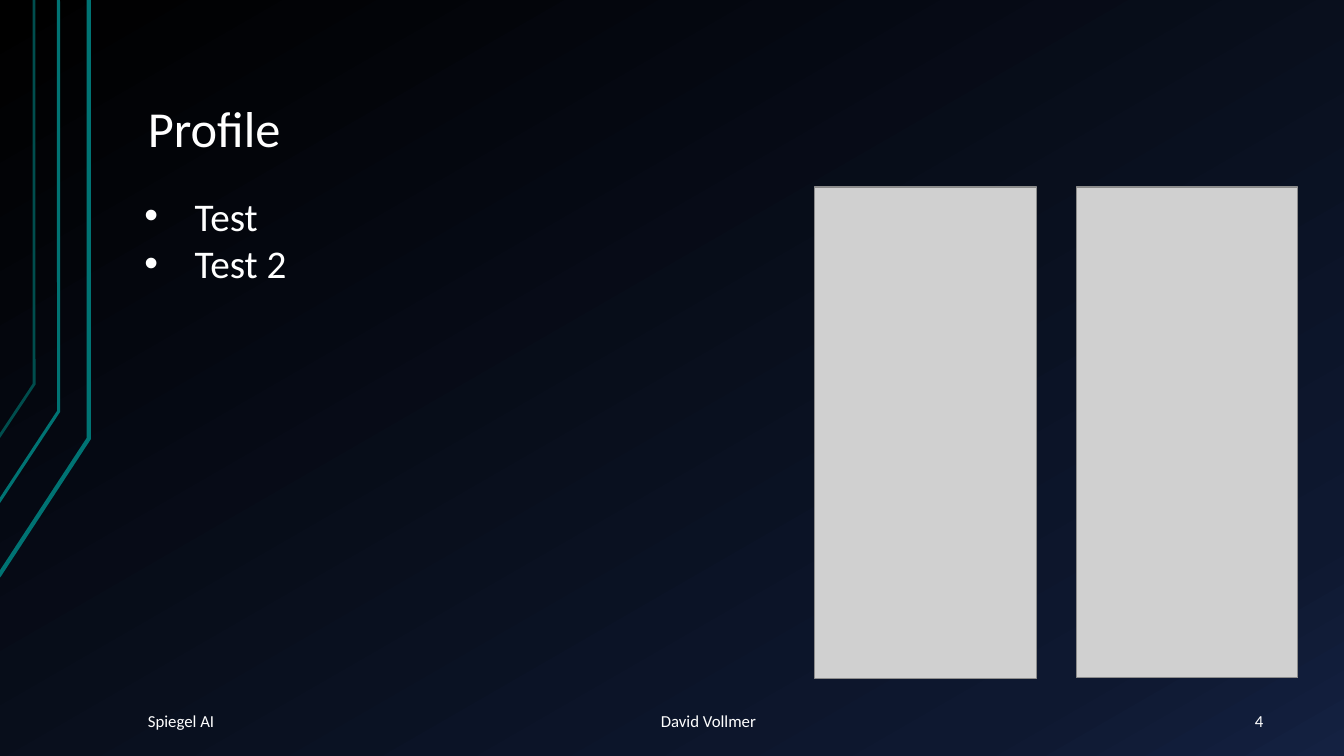
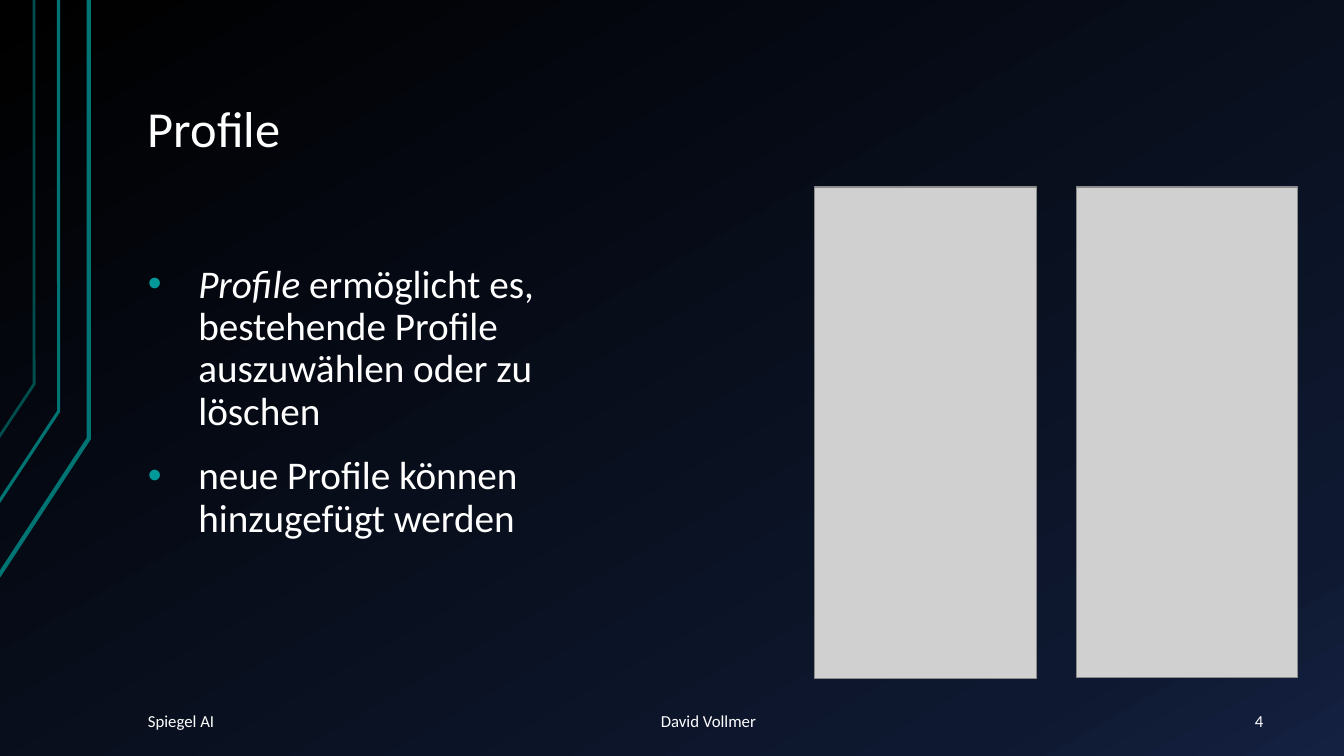
Before and after one commit to NightPic/Spiegel-AI, a slide deck: slide 4 of documentation/dt_g5_spiegel_ai_praesentation_vollmer.pptx. Drawn at 1344x756 pixels with LibreOffice and Linux fonts; fonts in the diff are those of the drawing; grey boxes stand for pictures. Boxes give left, top, right and bottom in pixels: in the first picture for what was removed or moved away, otherwise in the second. Text is boxed around its words. In the diff, an @@ line names an element or a change of style, - is before the commit and + after.

Commit message:
Finished presentation slides and added pdf version

```diff
--- a/documentation/dt_g5_spiegel_ai_praesentation_vollmer.pptx
+++ b/documentation/dt_g5_spiegel_ai_praesentation_vollmer.pptx
@@ text removed at (x1=195, y1=206, x2=287, y2=279) @@
-• Test
-• Test 2
@@ text added at (x1=198, y1=270, x2=534, y2=539), 28 pt, text #FFFFFF @@
+• Profile ermöglicht es, bestehende Profile auszuwählen oder zu löschen
+• neue Profile können hinzugefügt werden
```
Also in this commit, not shown: 3 other slides changed, 1 other file.
